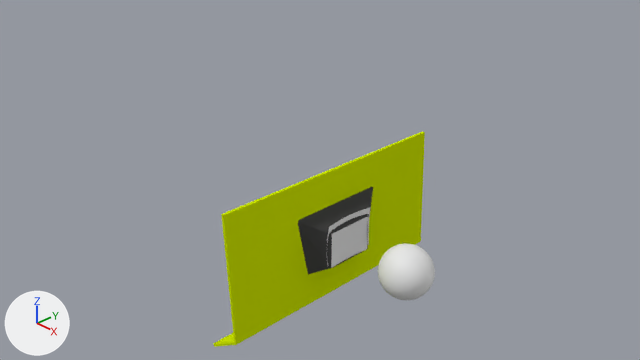
Two versions of the Blender file Assets/Borne/arcade.blend, one commit apart.
Camera for both pictures: the file's camera 'Camera'. Every picture has the same lights, and +X, +Y and +Z are marked at lower left.

The scene before the commit, as lines of its bpy script (objects in view):
```python
ob_cube = bpy.data.objects.new('Cube', me_cube_001)
ob_cube.location = (0.0, 0.0, 0.0)
ob_cube.scale = (0.475, 0.741, 0.48)
ob_plane_001 = bpy.data.objects.new('Plane.001', me_plane_001)
ob_plane_001.location = (0.0, 0.0, 0.0)
ob_plane_001.rotation_euler = (0.0, 1.526, 0.0)  # degrees (0, 87, 0)
ob_plane_001.scale = (1.0, 1.37, 1.0)
ob_plane_003 = bpy.data.objects.new('Plane.003', me_plane_003)
ob_plane_003.location = (0.28, 0.0, -0.09)
ob_plane_003.rotation_euler = (0.0, -1.61, 0.0)  # degrees (0, -92, 0)
ob_plane_003.scale = (0.397, 0.397, 0.397)
ob_plane_004 = bpy.data.objects.new('Plane.004', me_plane_004)
ob_plane_004.location = (0.26, 0.0, 0.0)
ob_plane_004.rotation_euler = (0.0, -1.61, 0.0)  # degrees (0, -92, 0)
ob_plane_004.scale = (0.449, 0.449, 0.449)
# also in view: 'Sphere' at (1.4, 0.0, -0.09)
```
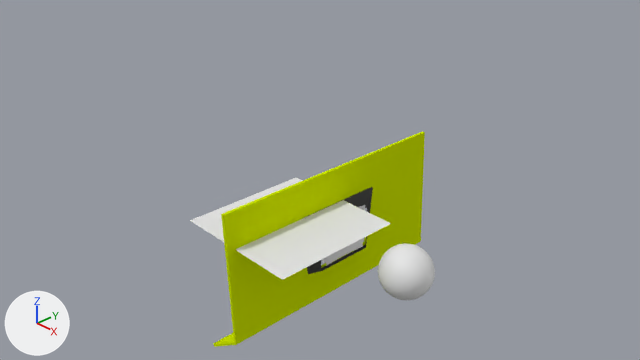
Commit message: adding arcade

The change, as a diff of the scene's bpy script:
```diff
--- a/Assets/Borne/arcade.blend.py
+++ b/Assets/Borne/arcade.blend.py
@@ me_cube_001 @@
 me_cube_001.from_pydata(...)  # 12 vertices, 4 faces, 4 loose edges; spans x 0.02..0.66, y -1.12..1.12, z -1.09..0.99
 # used by ob_cube; location = (0.0, 0.0, 0.0); scale = (0.475, 0.741, 0.48)
-me_cube_001.vertices[4].co = (0.66, -0.52, -0.8)
-me_cube_001.vertices[5].co = (0.65, -0.51, 0.41)
-me_cube_001.vertices[6].co = (0.66, 0.52, -0.8)
-me_cube_001.vertices[7].co = (0.65, 0.52, 0.41)
+# me_cube_001 part 1
+me_cube_001.vertices[4].co = (0.41, -0.65, -0.95)
+me_cube_001.vertices[5].co = (0.39, -0.64, 0.55)
+me_cube_001.vertices[6].co = (0.41, 0.65, -0.94)
+me_cube_001.vertices[7].co = (0.39, 0.64, 0.55)
 me_cube_001.materials.append(mat_tvback)
@@ me_plane @@
+me_plane.from_pydata([(-1.0, -1.0, 0.0), (1.0, -1.0, 0.0), (-1.0, 1.0, 0.0), (1.0, 1.0, 0.0)], [], [(0, 1, 3, 2)])
@@ ob_plane_004 @@
 ob_plane_004 = bpy.data.objects.new('Plane.004', me_plane_004)
-ob_plane_004.location = (0.26, 0.0, 0.0)
+ob_plane_004.location = (0.16, 0.0, 0.0)
 ob_plane_004.rotation_euler = (0.0, -1.61, 0.0)  # degrees (0, -92, 0)
@@ ob_plane_003 @@
 ob_plane_003 = bpy.data.objects.new('Plane.003', me_plane_003)
-ob_plane_003.location = (0.28, 0.0, -0.09)
+ob_plane_003.location = (0.18, 0.0, -0.09)
 ob_plane_003.rotation_euler = (0.0, -1.61, 0.0)  # degrees (0, -92, 0)
@@ ob_plane_005 @@
+ob_plane_005 = bpy.data.objects.new('Plane.005', me_plane)
+ob_plane_005.location = (-0.02, -0.88, 0.45)
```

Pixel boxes [x1, y1, x2, y2] of what changed, in the pictures (640 x 360 px):
'Plane.005', added: after [190, 178, 391, 280]
'Cube', reshaped: before [298, 187, 373, 274]; after [302, 187, 373, 274]
'Plane.003', moved: before [331, 217, 368, 268]; after [326, 239, 363, 266]
'Plane.004', moved: before [327, 208, 370, 265]; after [322, 205, 365, 263]
